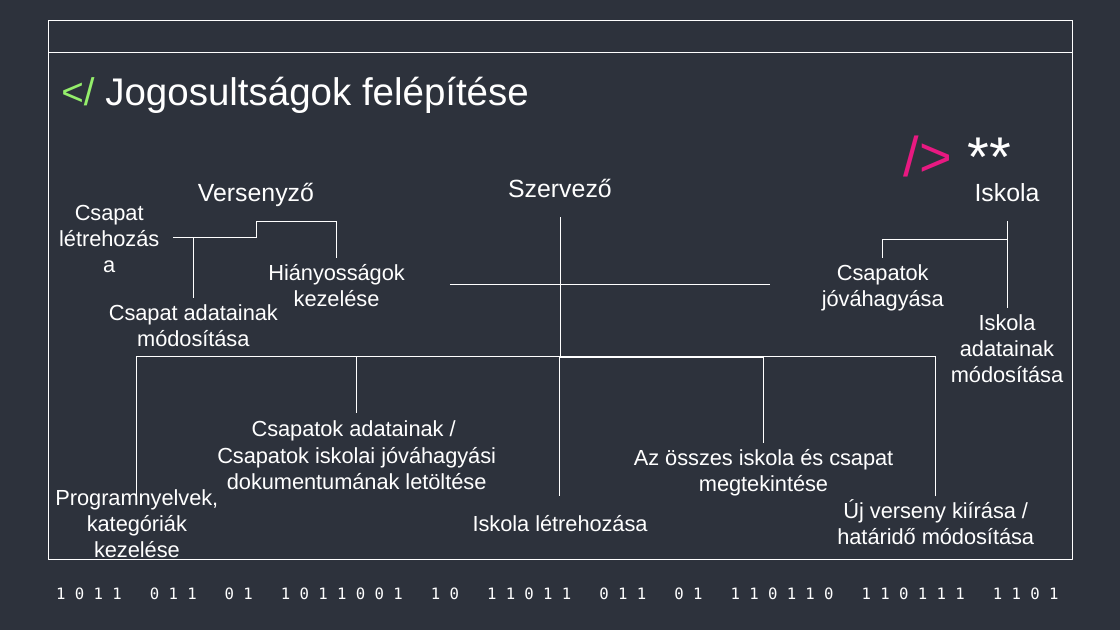
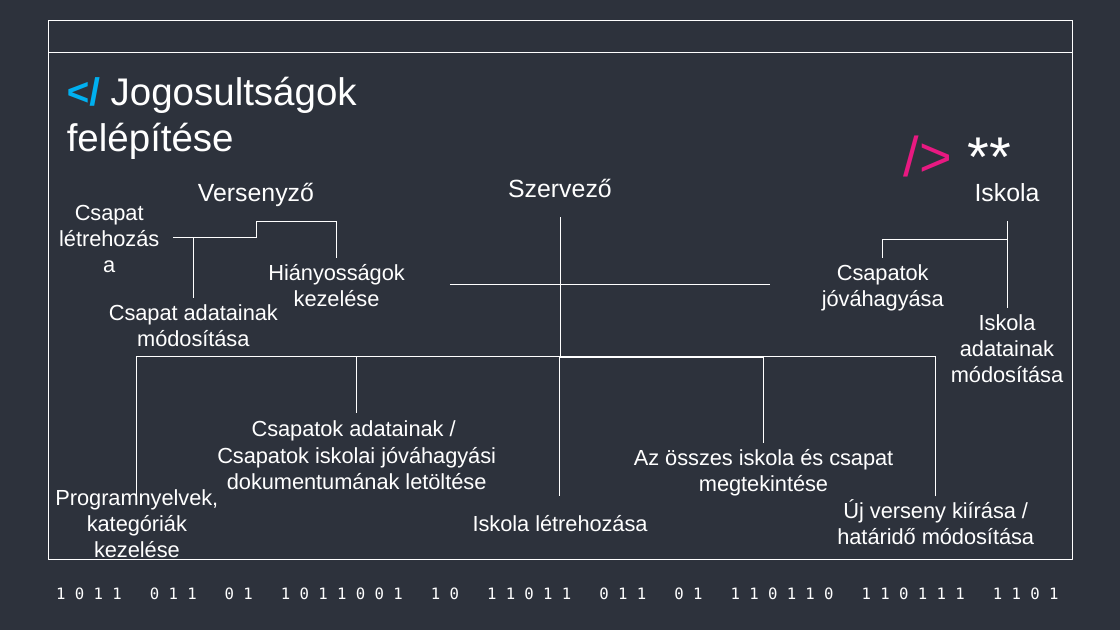
Before and after one commit to Acsilaa/dusza2024-25, a slide deck: slide 8 of Hell yeah ppt.pptx. Drawn at 1120x630 pixels with LibreOffice and Linux fonts; fonts in the diff are those of the drawing. Boxes give left, top, right and bottom in pixels: in the first picture for what was removed or moved away, otherwise in the second. Text is boxed around its words. In the diff, an @@ line names an element or a change of style, - is before the commit and + after.

```diff
--- a/Hell yeah ppt.pptx
+++ b/Hell yeah ppt.pptx
@@ text "</ Jogosultságok felépítése": place and size @@
-text "</ Jogosultságok felépítése" at [105,76,529,113]
+text "</ Jogosultságok felépítése" at [67,76,357,159]
@@ text "</ Jogosultságok felépítése" at [67,76,357,159]: text colour #94EE6B to #00B0F0, bold on in "</" @@
```
Also in this commit, not shown: 10 other slides changed.
